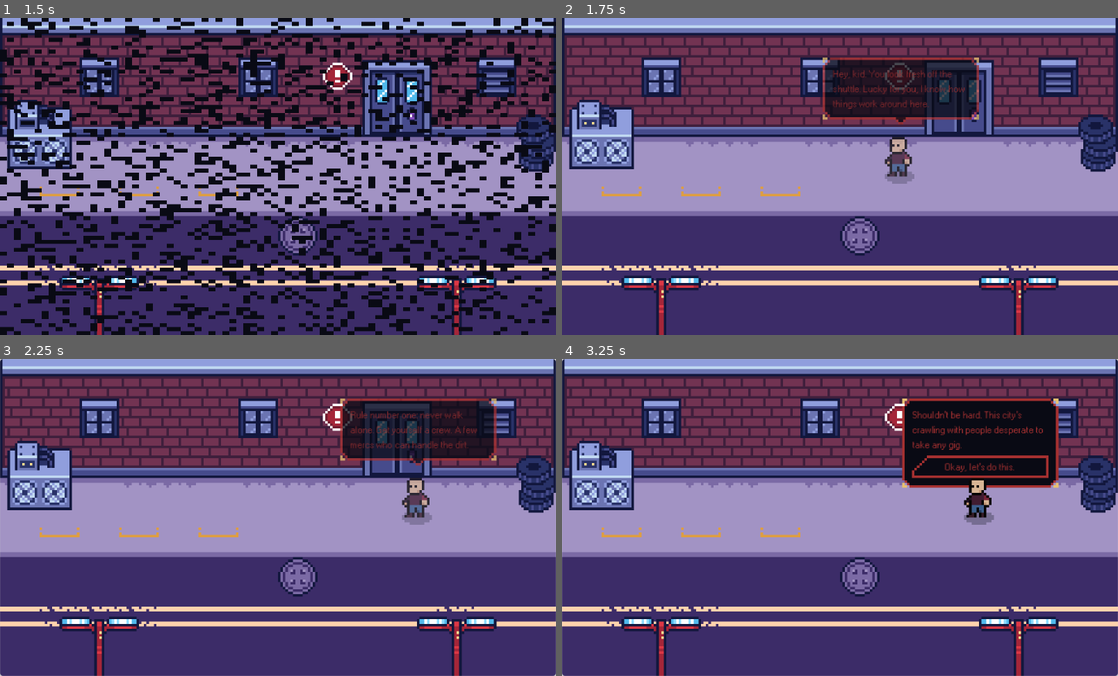
Above: before the commit, frames 1-4 (two rows, left to right).
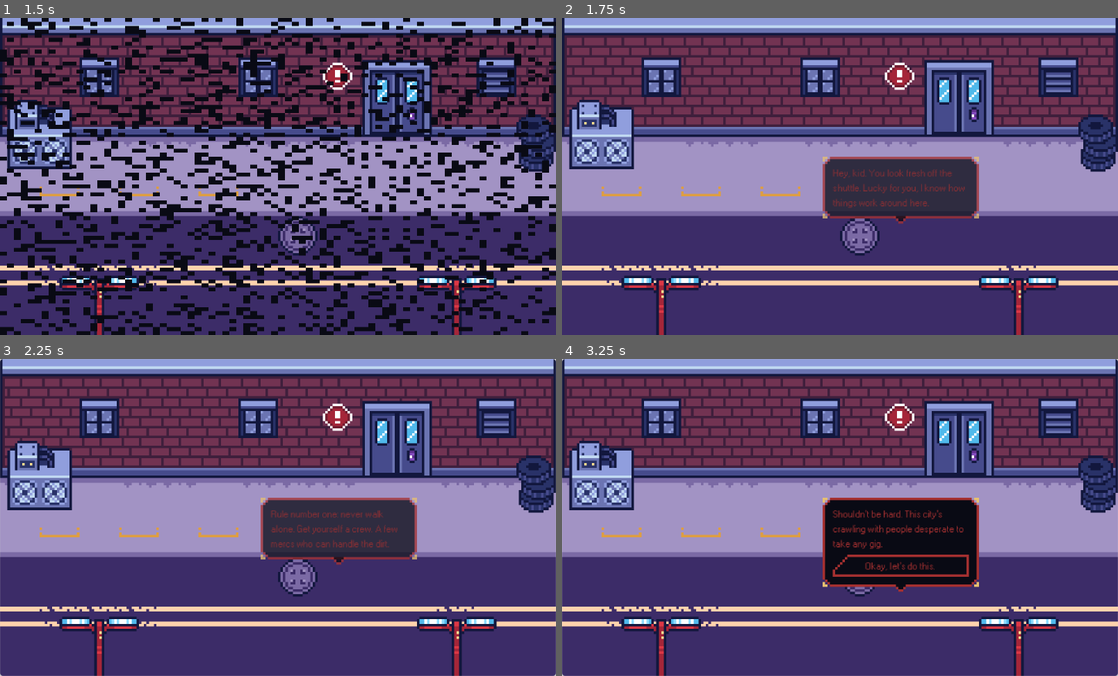
Above: after the commit, the same moments.

Repository: Paraldos/AdventureGame
Game: Godot game, scene res://title_screen/title_screen.tscn
The game is run twice, just before and just after one commit, with the same random seed, the same clock (stepped at 60 frames per second) and the same inputs.
Inputs (mouse positions are in pixels of both pictures, inside the frame that each line leads up to):
- Up to frame 1 (1.5 s): click "Start" at 0.5 s; click (61, 151) at 1.27 s
- Up to frame 2 (1.75 s): no input
- Up to frame 3 (2.25 s): click (61, 492) at 2.02 s
- Up to frame 4 (3.25 s): click (623, 492) at 2.77 s

Frame 1 is identical in both runs. In frame 2, 11% of the frame differs, in the area x 46-75%, y 12-65%; in frame 3, 11%; in frame 4, 16%, in the area x 46-90%, y 12-74%.

Commit message:
WIP Dialog system

Diff:
--- a/dialog_manager/dialog.gd
+++ b/dialog_manager/dialog.gd
@@ -1,7 +1,7 @@
 extends Node
 class_name Dialog
 
-enum Speakers { RANDOME_HERO, RANDOME_ENEMY, NARRATOR, BOSS, NPC }
+enum Speakers { RANDOME_HERO, RANDOME_ENEMY, NARRATOR, BOSS, SLOT3, SLOT4, SLOT5 }
 
 @export_multiline var text : String
 @export var location : Array[String]
@@ -12,5 +12,4 @@
 
 @export_group("Speaker")
 @export var speaker : Speakers
-@export var npc : PackedScene
-@export var npc_slot : int
+@export var add_npc : PackedScene
--- a/dialog_manager/dialog_bubble.gd
+++ b/dialog_manager/dialog_bubble.gd
@@ -11,7 +11,6 @@
 var chunks = []
 var max_chunk_length = 150
 var current_chunk = 0
-var npc
 
 func _ready() -> void:
 	SignalManager.background_btn_clicked.connect(_update_content)
@@ -19,27 +18,24 @@
 	pointer_bottom.visible = false
 	await _create_chunks()
 	_update_content()
-	_add_npc()
+	# _add_npc()
 	_update_position()
 
 func _add_npc():
-	if not dialog.npc_slot or not dialog.npc: return
-	npc = dialog.npc.instantiate()
-	npc.global_position = Vector2(0, 40)
-	add_child(npc)
+	if not dialog.add_npc: return
+	var npc = dialog.add_npc.instantiate()
+	npc.global_position = Vector2(0, 12)
+	DialogManager.npcs.append(npc)
+	get_tree().current_scene.add_child(npc)
 
 func _update_position():
-	if dialog.npc_slot && dialog.npc:
-		var pos = Utils.current_location.slots[dialog.npc_slot].global_position
-		panel_container.set_anchors_preset(Control.PRESET_CENTER_BOTTOM)
+	if dialog.speaker == Dialog.Speakers.SLOT3:
+		global_position = Utils.current_location.slots[3].global_position
 		pointer_bottom.visible = true
-		global_position = pos + Vector2(0, -40)
 	elif dialog.speaker == Dialog.Speakers.NARRATOR:
 		global_position = Utils.current_location.narrator_dialog_position.global_position
 		pointer_bottom.visible = false
 		panel_container.set_anchors_preset(Control.PRESET_CENTER_TOP)
-	else:
-		pass
 
 func _update_content():
 		if current_chunk >= chunks.size():
--- a/dialog_manager/dialog_manager.gd
+++ b/dialog_manager/dialog_manager.gd
@@ -4,6 +4,7 @@
 var bp_dialog_bubble = preload("res://dialog_manager/dialog_bubble.tscn")
 var bp_option_btn = preload("res://dialog_manager/option_btn.tscn")
 var current_bubble
+var npcs = []
 
 # ============================================ ready
 func _ready() -> void:
--- a/dialog_manager/dialog_manager.tscn
+++ b/dialog_manager/dialog_manager.tscn
@@ -19,8 +19,7 @@
 location = Array[String](["TestArea"])
 target_id = "Start2"
 speaker = 4
-npc = ExtResource("3_65if4")
-npc_slot = 3
+add_npc = ExtResource("3_65if4")
 metadata/_custom_type_script = "uid://vqv617lov561"
 
 [node name="Start2" type="Node" parent="."]
@@ -28,16 +27,13 @@
 text = "Rule number one: never walk alone. Get yourself a crew. A few mercs who can handle the dirt."
 target_id = "Start3"
 speaker = 4
-npc = ExtResource("3_65if4")
-npc_slot = 4
 metadata/_custom_type_script = "uid://vqv617lov561"
 
 [node name="Start3" type="Node" parent="."]
 script = ExtResource("2_cbvse")
 text = "Shouldn’t be hard. This city’s crawling with people desperate to take any gig."
 options = Array[ExtResource("3_m5bya")]([SubResource("Resource_cbvse")])
-npc = ExtResource("3_65if4")
-npc_slot = 4
+speaker = 4
 metadata/_custom_type_script = "uid://vqv617lov561"
 
 [node name="BackgroundBtn" type="Button" parent="."]
